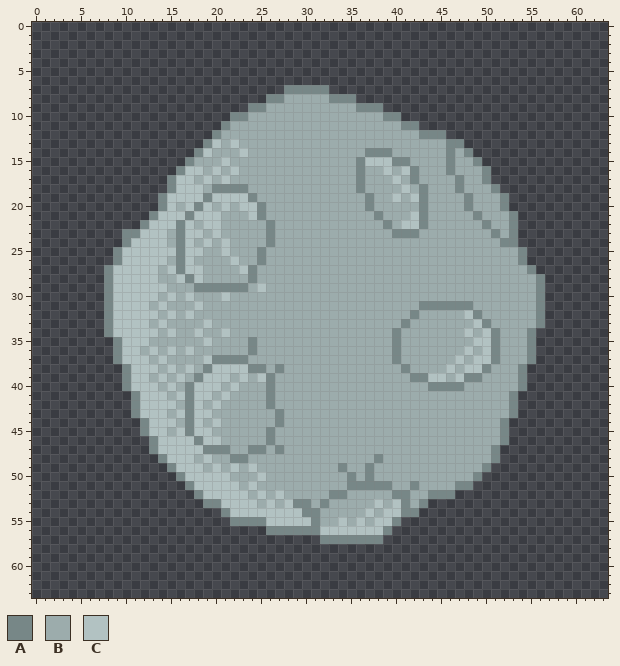
Two versions of one pixel-art sprite, ss-java-android/assets/data/textures/space_rock.png. The picture above was drawn from the file before the commit.
The file is 64x64 pixels.
Palette (. is transparent): A #778787  B #9cacac  C #b2c2c2
Pixels before (only the part around the change), first column x 0:
 0 ................................................................
 1 ................................................................
 2 ................................................................
 3 ................................................................
 4 ................................................................
 5 ................................................................
 6 ................................................................
 7 ............................AAAAA...............................
 8 ..........................AABBBBBAAA............................
 9 ........................AABBBBBBBBBBAAA.........................
10 ......................AABBBBBBBBBBBBBBBAA.......................
11 .....................ABBBBBBBBBBBBBBBBBBBAA.....................
12 ....................ABBBBBBBBBBBBBBBBBBBBBBAAA..................
13 ...................ACBCBBBBBBBBBBBBBBBBBBBBBBBAA................
14 ..................ACBBBCBBBBBBBBBBBBBAAABBBBBBABA...............
15 .................ABBBCBBBBBBBBBBBBBBACCCAABBBBABBA..............
16 ................ACCBCBCBBBBBBBBBBBBBABBCBCABBBABBBA.............
17 ...............ACCBCBCBBBBBBBBBBBBBBABBBCBABBBBABBA.............
18 ...............ACCCBAAAABBBBBBBBBBBBABBBBCBABBBABBBA............
19 ..............ACCCCACCCCABBBBBBBBBBBBABBCBCABBBBABBBA...........
20 ..............ACBCACBCBCCABBBBBBBBBBBABBBBBABBBBABBBA...........
21 .............ACCCACCCBBBCABBBBBBBBBBBBABBBCABBBBBABBBA..........
22 ............ACCCACBCCBBBBBABBBBBBBBBBBBABCCABBBBBBABBA..........
23 ..........AACCCBACCBCBBBBBABBBBBBBBBBBBBAAABBBBBBBBABA..........
24 ..........ACCCCBACBCBCBBBBABBBBBBBBBBBBBBBBBBBBBBBBBAA..........
25 .........ACCCCCCACCBBCBBBABBBBBBBBBBBBBBBBBBBBBBBBBBBBA.........
26 .........ACCCCCBACBBBBCBBABBBBBBBBBBBBBBBBBBBBBBBBBBBBA.........
27 ........ACCCCCBCACCBBBBCABBBBBBBBBBBBBBBBBBBBBBBBBBBBBBA........
28 ........ACCCCCBBCACBBBBBABBBBBBBBBBBBBBBBBBBBBBBBBBBBBBBA.......
29 ........ACCCCCCBBBAAAAAABCBBBBBBBBBBBBBBBBBBBBBBBBBBBBBBA.......
30 ........ACCCCCBCBCBBBCBBBBBBBBBBBBBBBBBBBBBBBBBBBBBBBBBBA.......
31 ........ACCCCBCBBBCBBBBBBBBBBBBBBBBBBBBBBBBAAAAAABBBBBBBA.......
32 ........ACCCCCBCBCBBBBBBBBBBBBBBBBBBBBBBBBABBBBBCABBBBBBA.......
33 ........ACCCCBCBBBBCBBBBBBBBBBBBBBBBBBBBBABBBBBBBCABBBBBA.......
34 ........ACCCCCBCBBCBBCBBBBBBBBBBBBBBBBBBABBBBBBBCBCABBBA........
35 .........ACCCBBBBBBCBBBBABBBBBBBBBBBBBBBABBBBBBBBCCABBBA........
36 .........ACCBCBCBCBBBBBBABBBBBBBBBBBBBBBABBBBBBBCBCABBBA........
37 .........ACCCBCBBBBCAAAABBBBBBBBBBBBBBBBABBBBBBCBCCABBBA........
38 ..........ACCCBCBCBACCCCAABABBBBBBBBBBBBBABBBBCBCCABBBA.........
39 ..........ACCBCBCBACCCBCBCABBBBBBBBBBBBBBBAACCBCAABBBBA.........
40 ..........ACCCBCBACCCBCBBBABBBBBBBBBBBBBBBBBAAAABBBBBBA.........
41 ...........ACCCBCACCBCBBBBABBBBBBBBBBBBBBBBBBBBBBBBBBA..........
42 ...........ACCCCBACBCBBBBBABBBBBBBBBBBBBBBBBBBBBBBBBBA..........
43 ...........ACCCBCACCBBBBBBBABBBBBBBBBBBBBBBBBBBBBBBBBA..........
44 ............ACCCBACBCBBBBBBABBBBBBBBBBBBBBBBBBBBBBBBA...........
45 ............ACCBCACCBBBBBBABBBBBBBBBBBBBBBBBBBBBBBBBA...........
46 .............ACCCCACCBBBBBABBBBBBBBBBBBBBBBBBBBBBBBBA...........
47 .............ACCCCCAAABBAABABBBBBBBBBBBBBBBBBBBBBBBA............
48 ..............ACCCBCBBAABBBBBBBBBBBBBBABBBBBBBBBBBBA............
49 ...............ACCCBCBCBCBBBBBBBBBABBABBBBBBBBBBBBA.............
50 ................ACCCCCBBBCBBBBBBBBBABABBBBBBBBBBBA..............
51 .................ACCCCCBCBBBBBBBBBBAAAAABBABBBBAA...............
52 ..................ACCCCCBCBCBBBBBAABBBBBAABBAAA.................
53 ...................AACCCCBCBCAABABBBBBCBCABA....................
54 .....................ACCCCCCCCAABBBBBCBCCAA.....................
55 ......................AAAACCCCCABBCBCBCCA.......................
56 ..........................AAAAAACCCCCCCA........................
57 ................................AAAAAAA.........................
58 ................................................................
59 ................................................................
60 ................................................................
61 ................................................................
62 ................................................................
63 ................................................................
After the commit:
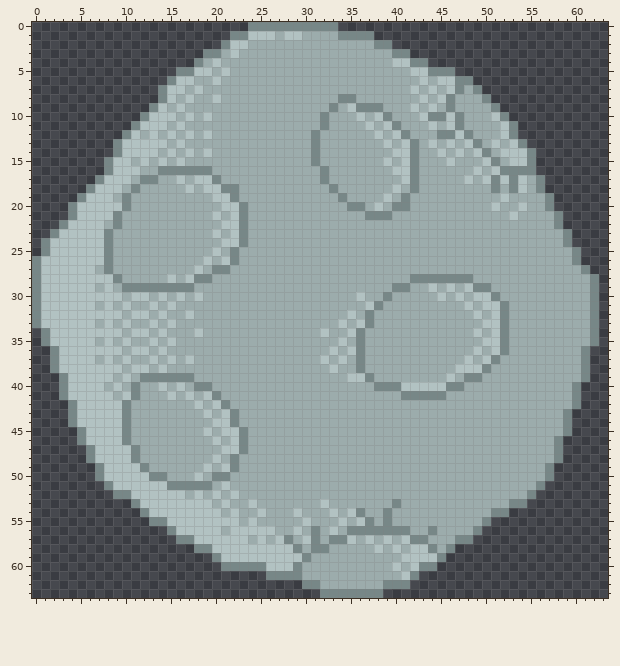
Changes in this commit:
Changed rows in their new state; - is an unchanged pixel.
first column x 0:
 0 ------------------------AAAAAAAAAA-----------------------------
 1 ----------------------AACCCBCCBBBBAAAA-------------------------
 2 ---------------------ACCBBBBBBBBBBBBBBAA-----------------------
 3 -------------------AABCBBBBBBBBBBBBBBBBBAA---------------------
 4 ------------------ABCBBBBBBBBBBBBBBBBBBBCCAA-------------------
 5 ----------------AACCBCBBBBBBBBBBBBBBBBBBBBCCAAA----------------
 6 ---------------ACCBBCBBBBBBBBBBBBBBBBBBBBBBCBCCAA--------------
 7 --------------ACCBCBBBBBBBBBBBBBBBBBBBBBBBCBCBCABA-------------
 8 --------------ACBCBBCBBBBBBB-----B--BBBBBBBCBCABBBA------------
 9 -------------ACBCBBBBBBBBB-------A-C---BBBCBCBABBBBA-----------
10 ------------ACCCBCBCBBBB--------A---C-C-BBBCAACABBBCA----------
11 -----------ACCCBCBBBBB----------A----C-CABBBCBCABBBBCA---------
12 ----------ACBCBCBCBCB----------A------C-CA-BB-ACABBBCA---------
13 ---------ACCCCCBCBBBB-B--------A-------C-CA-C-CBCABCBCA--------
14 ---------ACCCCBCBCB----B-------A-----BBBCCA--CBCBCABCCCA-------
15 --------ACCBCBCBCB---B---------A----BBB-BCA---C--BCABCCA-------
16 --------ACCCBBAA-AAAB-B---------A---B--BC-----B--CBCAAAA-------
17 -------ACCCBAABB-BC-AB----------A---B---BC-----BC-CACACBA------
18 ------ACCCBABBBBB-BCC--B---------A--B---CBAB---B----BACBA------
19 -----ACCCBABBBBBBBBB--ABB---------A--B-CBABB----B---CBBBBA-----
20 ----ACCCCCABBBBB-BBB--CABB---------AABC-AA-B----B--CBBCBBA-----
21 ----ACCCCABBBBBBBBBB--CABB-----------A-A--BB-----B---CBBBBA----
22 ---ACCCCBABBBBBBBB-BBCCA--B------------B-BBB------B--BBBBBA----
23 --ACCCCCABBBBBB-BBB---CA--B-------------BBB--------B-BBBBBBA---
24 -ACCCCCCABBBBBB-BB-B--CA--B-------------------------BBBBBBBA---
25 -ACCCCCCABBBBBBBBBB-CBA--B----------------------------BBBBBBA--
26 ACCCCCCCABBBBBB-BB-C-CA--B----------------------------BBBBBBA--
27 ACCCCCCB-BBBBB-BBB--AA-BB------------------------------BBBBBBA-
28 ACCCCCCCCABBBB-CBCAA----B-----------------AAAAAAA-------BBBBBBA
29 ACCCCCCBCBAAAAAAAABBBBBB-B--------------AA--C-C-CAA-----BBBBBBA
30 ACCCCCCCC-B--BCBCBC--B--------------C--A-----C-C-CCA----BBBBBBA
31 ACCCCCCBCB-BBCBC--B------------------CA----BBBBBC-CCA---BBBBBBA
32 ACCCCCCCC-B--BCB-------------------C-A----B-----BC-CA---BBBBBBA
33 ACCCCCCBCB-BBCBC---B--------------C-CA---B-------BCCA---BBBBBBA
34 -ACCCCCCC-B--BCB-----B----------C--CA---B-------BCBCA--BBBBBBBA
35 -ACCCCCBCB-BBC-C---B----B---------C-A---B--------B-CA--BBBBBBBA
36 --ACCCCCCCB-CBCB-B------B--------C-CA---B-------BCBCA--BBBBBBA-
37 --ACCCCBCB-BBCBC-C-BBBBB--------C-C-A---B------BCB-----BBBBBBA-
38 --ACCCCCCCB--BCB-B-BBBBBBB-B-----C--A----B----BC------BBBBBBBA-
39 ---ACCCCCBCBAAAAAABBBB-B-BB--------CCA----BBBBCB------BBBBBBBA-
40 ---ACCCCBCBABBCBCBAAB-B---B-----------AAACCCCC--------BBBBBBA--
41 ---ACCCCCBC-BBBCBCB-AB----B--------------AAAAA-------BBBBBBBA--
42 ----ACCCCCABBBBB-B---A----B--------------------------BBBBBBBA--
43 ----ACCCCCABBBB-BBB--CA----B-------------------------BBBBBBA---
44 ----ACCCCCABBBBB-BB--CA----B------------------------BBBBBBBA---
45 -----ACCCCABBBB-BBB--CCA--B-------------------------BBBBBBBA---
46 -----ACCCCABBBBBBBBB--CA--B-------------------------BBBBBBA----
47 ------ACCCCABBBBBBBBBCCABB-B-----------------------BBBBBBBA----
48 ------ACCCCABBBBBB-BC--B--------------B------------BBBBBBBA----
49 -------ACCCCABBBBBBCBCA-B---------B--B------------BBBBBBBA-----
50 -------ACCCCCAABBB-BAA---B---------B-B-----------BBBBBBBBA-----
51 --------ACCCCCCAA-AAB-B-B----------BBBBB--B----BBBBBBBBBA------
52 ---------AACCCCCCBCB-B-B-B-B-----BB-----BB--BBBBBBBBBBBA-------
53 -----------ACCCCCCCCB-BB--B-BBB-C-----B-AB-BBBBBBBBBBAA--------
54 ------------ACCCCCCCCB-BB-BBB-BB-C-CAB-ABBBBBBBBBBBAA----------
55 -------------AACCCCCCCCBCBBBBB-B-----ABABBBBBBBBBBA------------
56 ---------------ACCCCCBCCCCCBBCB-B-BAAAA-AABBABBBBA-------------
57 ----------------AACCCCCCBCBCABCAB--CBCBCBCAABBBAA--------------
58 ------------------AACCCCCCCCCABAABBBBBCBCBCCABA----------------
59 --------------------ACCCCCCCCCABBBBBBBBBBCCCCA-----------------
60 ---------------------AAAAACCCABBBBBBBBBBCBCAA------------------
61 --------------------------AAAABBBBBBBBBBBCA--------------------
62 ------------------------------AABBBBBBBAAA---------------------
63 --------------------------------AAAAAAA------------------------
Changed places in both pictures, as pixel boxes (x1, y1, x2, y2):
changed: (32, 22, 599, 598)
